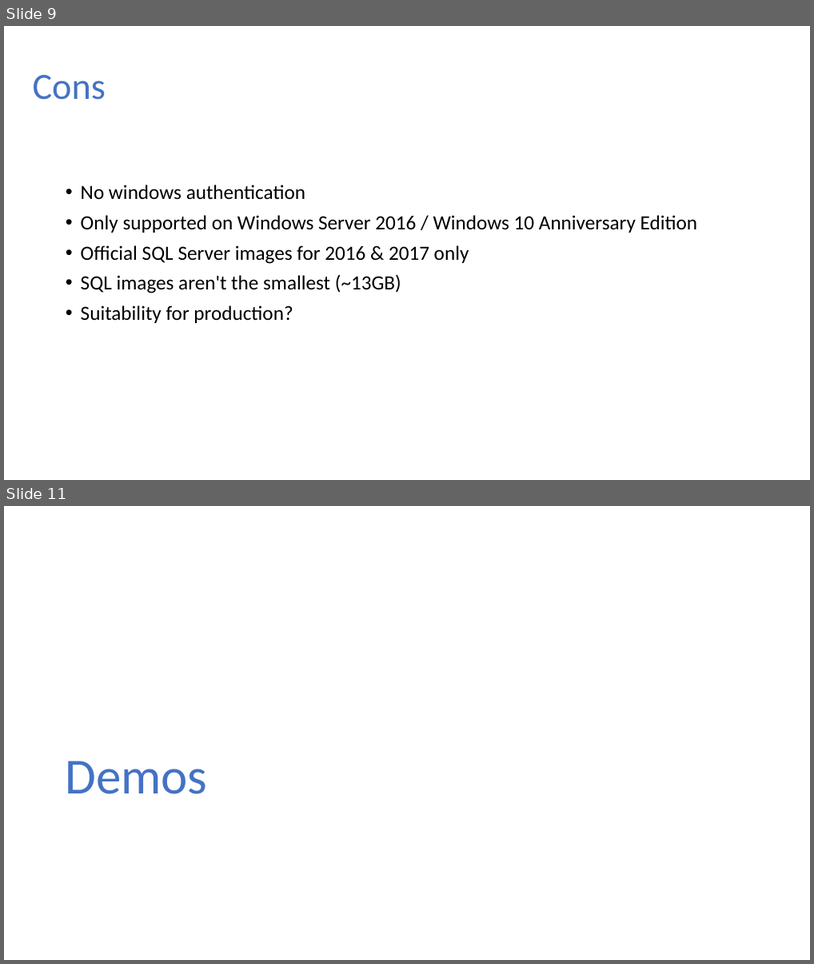
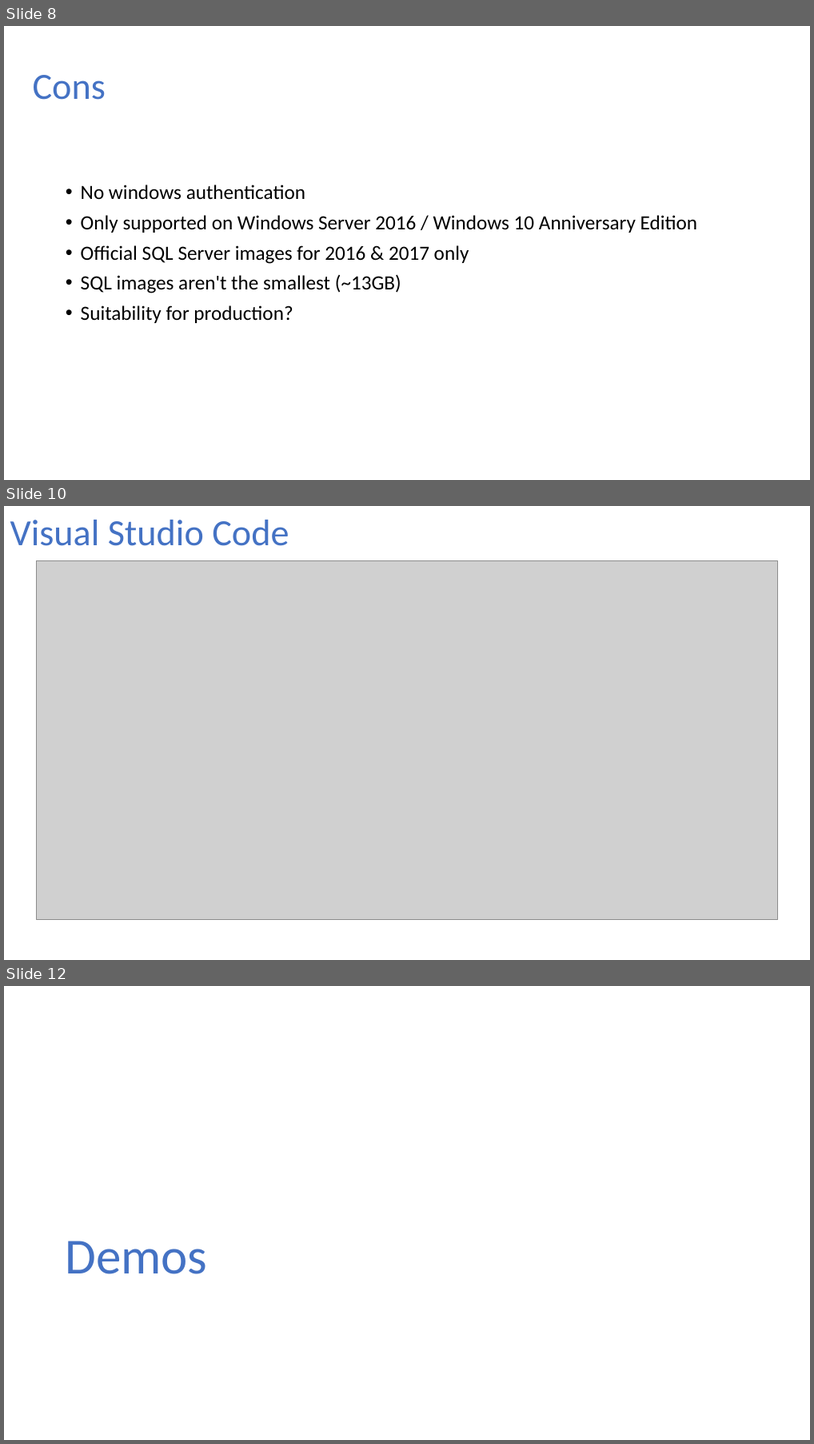
Before and after one commit to dbafromthecold/SQLServerAndContainers, a slide deck: SQL Server & Containers.pptx. Shown one above the other, each under a label of ours: slides 9 and 11 before the commit, slides 8, 10 and 12 after it; the slides between them are not shown. The pictures are 814x964 and 814x1444 pixels, drawn with LibreOffice and Linux fonts; fonts in the diff are those of the drawing; grey boxes stand for pictures; background and template pictures are left out. Boxes give left, top, right and bottom in pixels: in the first picture for what was removed or moved away, otherwise in the second. Text is boxed around its words. In the diff, an @@ line names an element or a change of style, - is before the commit and + after.

```diff
--- a/SQL Server & Containers.pptx
+++ b/SQL Server & Containers.pptx
@@ slide 10 added at box(4, 506, 810, 960), background picture (left out) @@
@@ title added at box(10, 520, 289, 546), 44 pt, text #4472C4 @@
+Visual Studio Code
@@ picture added at box(36, 560, 778, 919) @@
@@ what was slide 9 is now slide 8 @@
@@ what was slide 11 is now slide 12 @@
```
Also in this commit, not shown: 2 other slides added, 2 slides removed.
